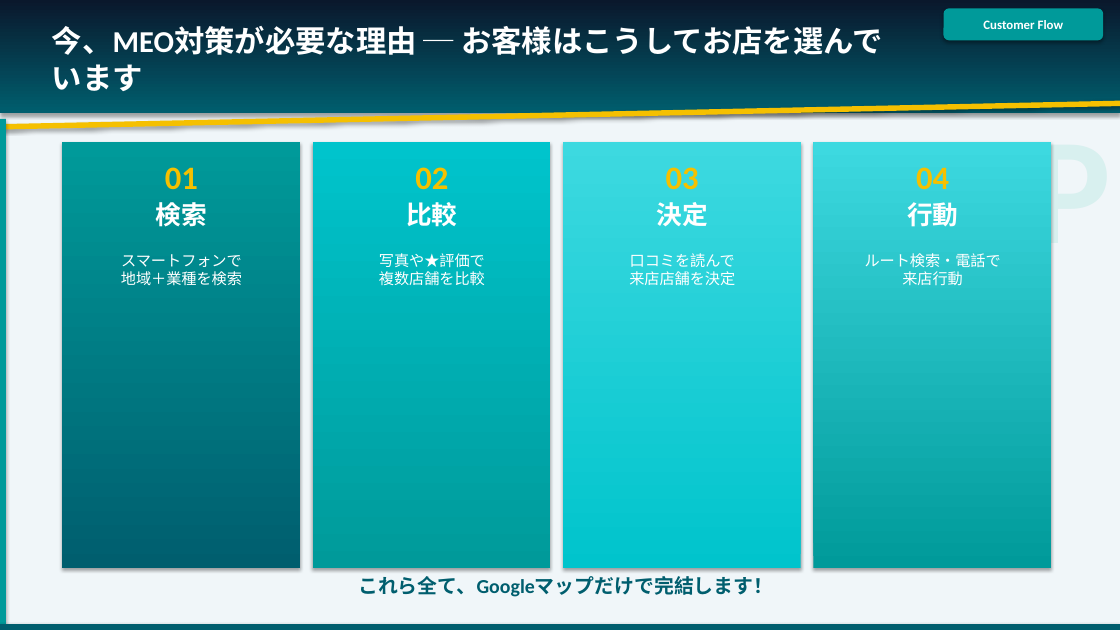
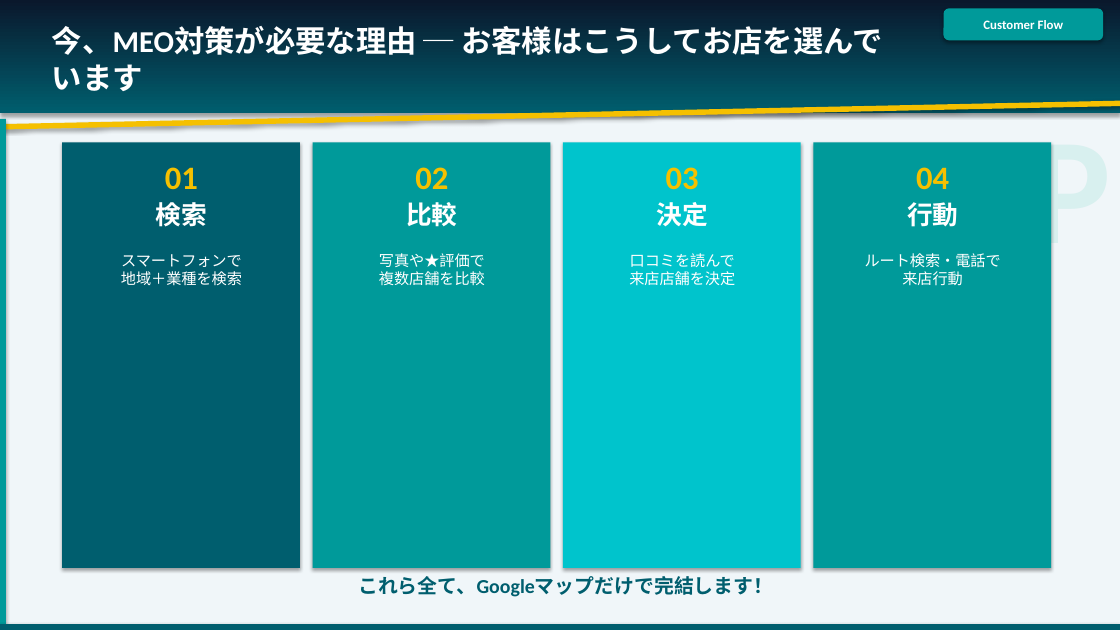
Before and after one commit to shiraishi0101work/unpaid-check, a slide deck: slide 3 of 08【MEO対策エンド資料デザイン化】/MEO対策エンド資料_v5.pptx. Drawn at 1120x630 pixels with LibreOffice and Linux fonts; fonts in the diff are those of the drawing. Boxes give left, top, right and bottom in pixels: in the first picture for what was removed or moved away, otherwise in the second. Text is boxed around its words. In the diff, an @@ line names an element or a change of style, - is before the commit and + after.

```diff
--- a/08【MEO対策エンド資料デザイン化】/MEO対策エンド資料_v5.pptx
+++ b/08【MEO対策エンド資料デザイン化】/MEO対策エンド資料_v5.pptx
@@ rectangle at box(62, 143, 300, 569): fill gradient #005E6E to #009A9A to #005E6E @@
@@ rectangle at box(313, 143, 550, 569): fill gradient #009A9A to #00C4CC to #009A9A @@
@@ rectangle at box(563, 143, 801, 569): fill gradient #00C4CC to #3DD9E0 to #00C4CC @@
@@ rectangle at box(813, 143, 1051, 569): fill gradient #009A9A to #3DD9E0 to #009A9A @@
```
Also in this commit, not shown: 20 other slides changed, 22 other files.
